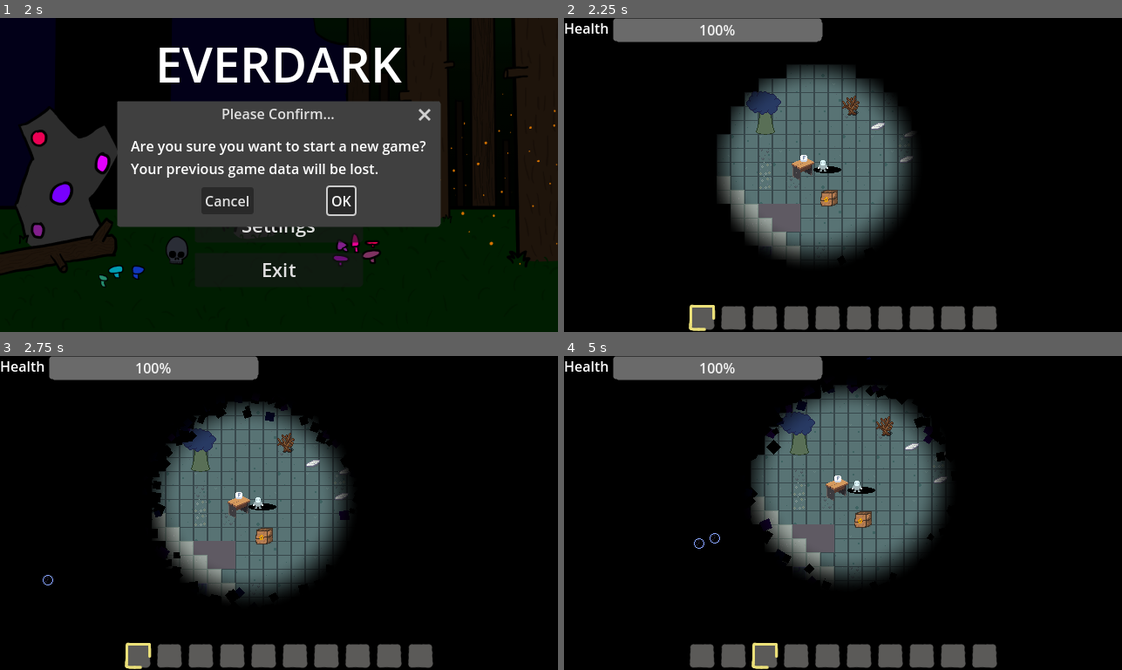
Above: before the commit, frames 1-4 (two rows, left to right).
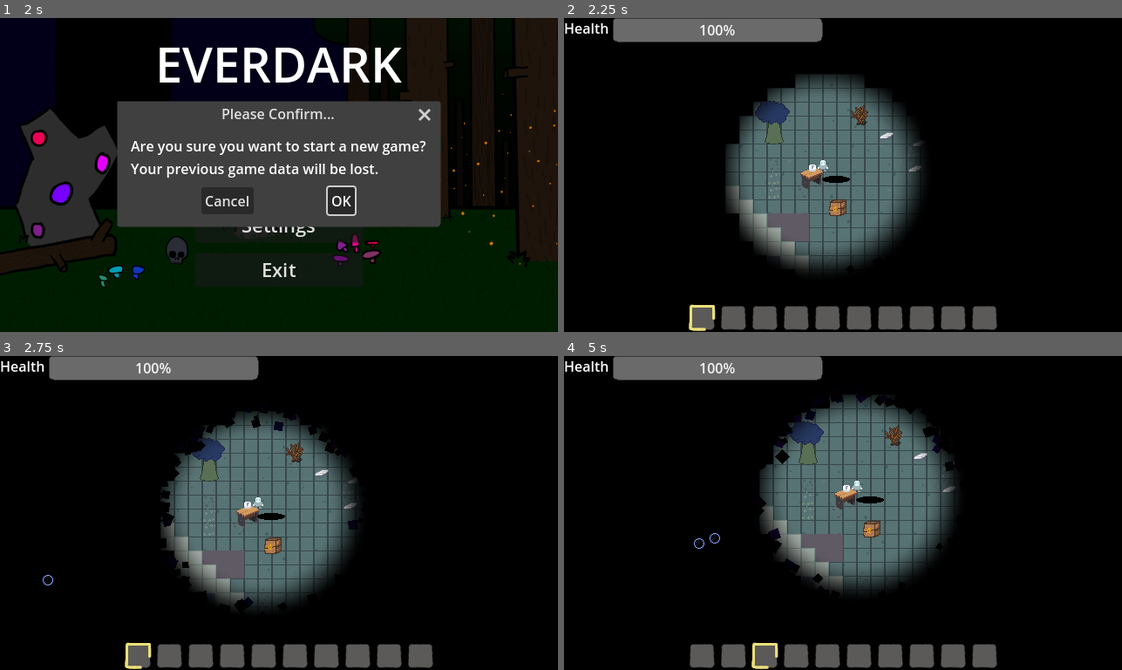
Above: after the commit, the same moments.

Repository: TimoRoggel/EverDark
Game: Godot game, scene res://UI/Main menu/main_menu.tscn
Two runs of this game, one before a commit and one after it. Both use one fixed random seed, a clock stepped at 60 frames per second and the inputs below.
Inputs (mouse positions are in pixels of both pictures, inside the frame that each line leads up to):
- Up to frame 1 (2 s): click "Start a new game" at 0.5 s; click "Start a new game" at 1.25 s
- Up to frame 2 (2.25 s): click "OK" at 2 s
- Up to frame 3 (2.75 s): no input
- Up to frame 4 (5 s): click (703, 657) at 2.77 s; click (731, 657) at 3.52 s; click (764, 657) at 4.27 s

Frame 1 is identical in both runs. In frame 2, 10% of the frame differs, in the area x 27-65%, y 15-81%; in frame 3, 10%; in frame 4, 10%, in the area x 33-71%, y 0-76%.

Commit message:
fixed a saving issue

Diff:
--- a/UI/Main menu/main_menu.gd
+++ b/UI/Main menu/main_menu.gd
@@ -1,4 +1,5 @@
 class_name MainMenu  extends Control
+
 @onready var margin_container: MarginContainer = $MarginContainer
 @onready var start: Button = $MarginContainer/HBoxContainer/VBoxContainer/Start
 @onready var settings: Button = $MarginContainer/HBoxContainer/VBoxContainer/Settings
--- a/scenes/characters/player.tscn
+++ b/scenes/characters/player.tscn
@@ -135,7 +135,6 @@
 
 [node name="knockback" type="Node2D" parent="components"]
 script = ExtResource("19_inhyd")
-metadata/_custom_type_script = "uid://xmaoi8lc7blu"
 
 [node name="everdark_compute" type="Node2D" parent="components"]
 script = ExtResource("19_o6auj")
@@ -143,7 +142,6 @@
 
 [node name="everdark_damage" type="Node2D" parent="components"]
 script = ExtResource("21_tswxa")
-metadata/_custom_type_script = "uid://ckc36i68yr744"
 
 [node name="camera" type="Camera2D" parent="."]
 offset = Vector2(0, -4)
--- a/scenes/levels/world.tscn
+++ b/scenes/levels/world.tscn
@@ -73,7 +73,6 @@
 script = ExtResource("11_de0io")
 interact_script = ExtResource("12_xidr1")
 custom_parameter = "{\"note\": 0}"
-metadata/_custom_type_script = "uid://c75e74dnbg0do"
 
 [node name="note_1" type="Area2D" parent="."]
 z_as_relative = false
@@ -86,7 +85,6 @@
 note_id = 1
 interact_script = ExtResource("12_xidr1")
 custom_parameter = "{\"note\": 1}"
-metadata/_custom_type_script = "uid://c75e74dnbg0do"
 
 [node name="note_2" type="Area2D" parent="."]
 z_as_relative = false
@@ -99,4 +97,3 @@
 note_id = 2
 interact_script = ExtResource("12_xidr1")
 custom_parameter = "{\"note\": 2}"
-metadata/_custom_type_script = "uid://c75e74dnbg0do"
--- a/scripts/globals/save_system.gd
+++ b/scripts/globals/save_system.gd
@@ -15,11 +15,10 @@
 func _ready() -> void:
 	save_manager = SaveManager.new()
 	initialize_save_objects()
-	start_or_load_game()
 	add_child(save_timer)
 	save_timer.timeout.connect(autosave)
-	await get_tree().create_timer(AUTOSAVE_TIME).timeout
-	autosave()
+	await get_tree().scene_changed
+	SaveSystem.start_or_load_game()
 
 func autosave() -> void:
 	SaveSystem.save_data()
@@ -41,6 +40,8 @@
 	else:
 		save_manager.clean_data()
 		loaded_data.emit()
+	await get_tree().create_timer(AUTOSAVE_TIME).timeout
+	autosave()
 
 func save_data() -> void:
 	save_manager.save_game(FILE_PATH)
--- a/scripts/structs/save_system/player_save_object.gd
+++ b/scripts/structs/save_system/player_save_object.gd
@@ -19,7 +19,6 @@
 	file_id = data.get("file_id", -1)
 
 	if file_id == SaveSystem.options.active_save_file:
-		await Engine.get_main_loop().current_scene.ready
 		for key in trackers.keys():
 			var stored_value: String = data.get(key, "")
 			var stored_data: Variant = trackers[key]["default"] if stored_value.is_empty() else bytes_to_var(str_to_var(stored_value))
Not shown: 1 places in scenes/characters/player.tscn that only renumber resources
Not shown: 1 places in scenes/levels/world.tscn that only renumber resources
